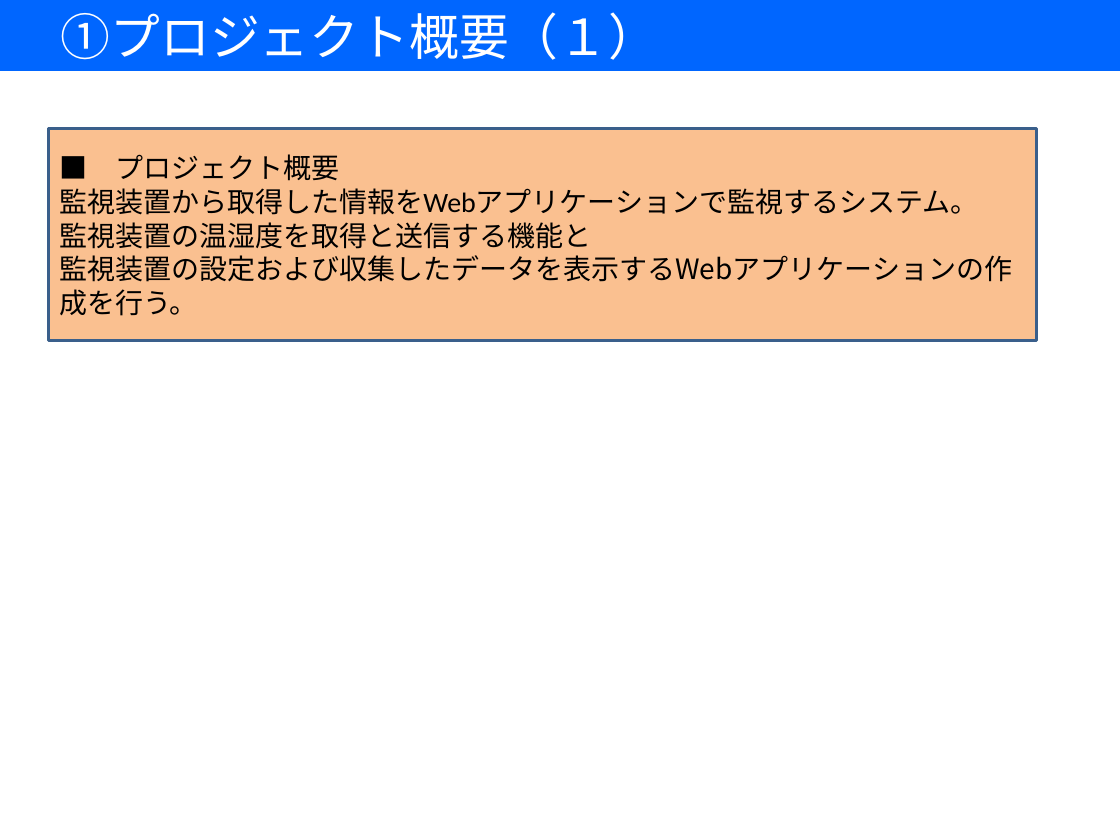
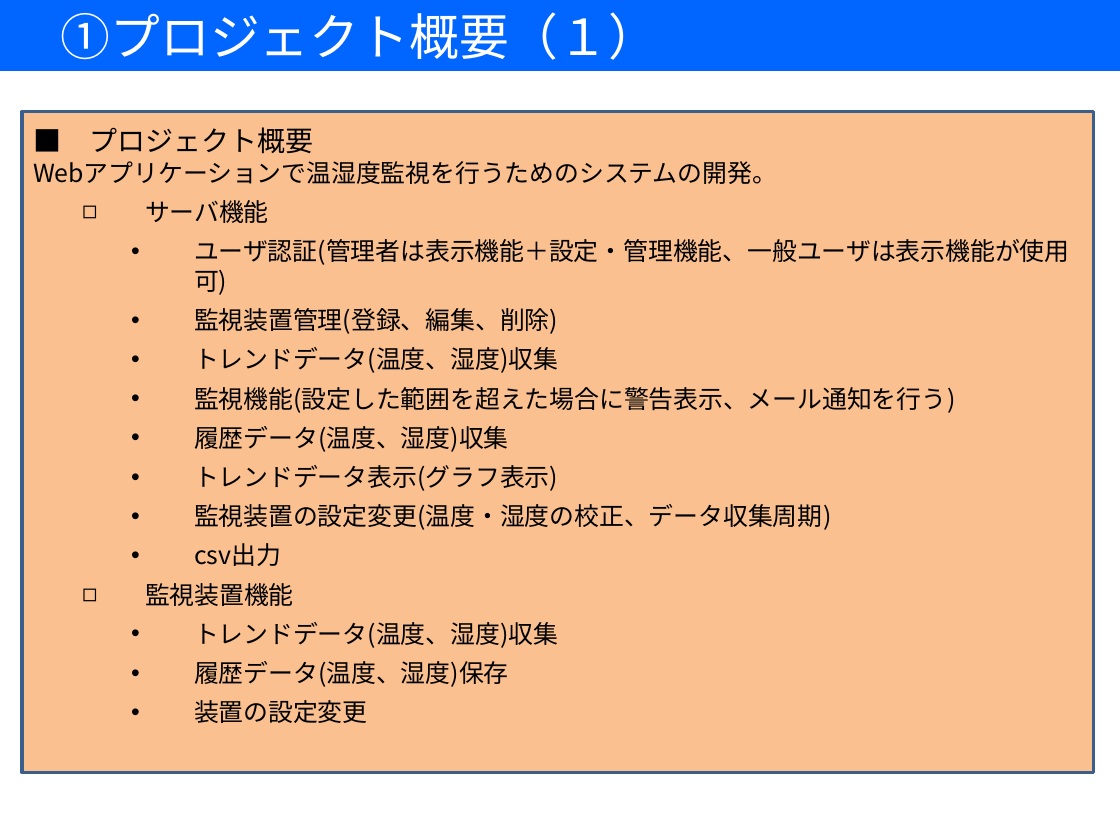
Before and after one commit to 7057547/RemoteMonitoringSystem, a slide deck: slide 4 of DOC/05作成資料/00開発計画書/【遠隔監視システム開発】開発計画書.pptx. Drawn at 1120x840 pixels with LibreOffice and Linux fonts; fonts in the diff are those of the drawing. Boxes give left, top, right and bottom in pixels: in the first picture for what was removed or moved away, otherwise in the second. Text is boxed around its words. In the diff, an @@ line names an element or a change of style, - is before the commit and + after.

Commit message:
開発計画書変更
プロジェクト概要の変更と軽微文言修正。

```diff
--- a/DOC/05作成資料/00開発計画書/【遠隔監視システム開発】開発計画書.pptx
+++ b/DOC/05作成資料/00開発計画書/【遠隔監視システム開発】開発計画書.pptx
@@ rectangle "■ プロジェクト概要" resized from (x1=48, y1=129, x2=1036, y2=340) to (x1=22, y1=111, x2=1094, y2=773) @@
@@ text in rectangle at (x1=33, y1=161, x2=1069, y2=723): text changed; size 18 to 16 pt @@
-監視装置から取得した情報をWebアプリケーションで監視するシステム。
-監視装置の温湿度を取得と送信する機能と
-監視装置の設定および収集したデータを表示するWebアプリケーションの作成を行う。
+Webアプリケーションで温湿度監視を行うためのシステムの開発。
+  ◻ サーバ機能
+    • ユーザ認証(管理者は表示機能＋設定・管理機能、一般ユーザは表示機能が使用可)
+    • 監視装置管理(登録、編集、削除)
+    • トレンドデータ(温度、湿度)収集
+    • 監視機能(設定した範囲を超えた場合に警告表示、メール通知を行う)
+    • 履歴データ(温度、湿度)収集
+    • トレンドデータ表示(グラフ表示)
+    • 監視装置の設定変更(温度・湿度の校正、データ収集周期)
+    • csv出力
+  ◻ 監視装置機能
+    • トレンドデータ(温度、湿度)収集
+    • 履歴データ(温度、湿度)保存
+    • 装置の設定変更
```
Also in this commit, not shown: 6 other slides changed.
